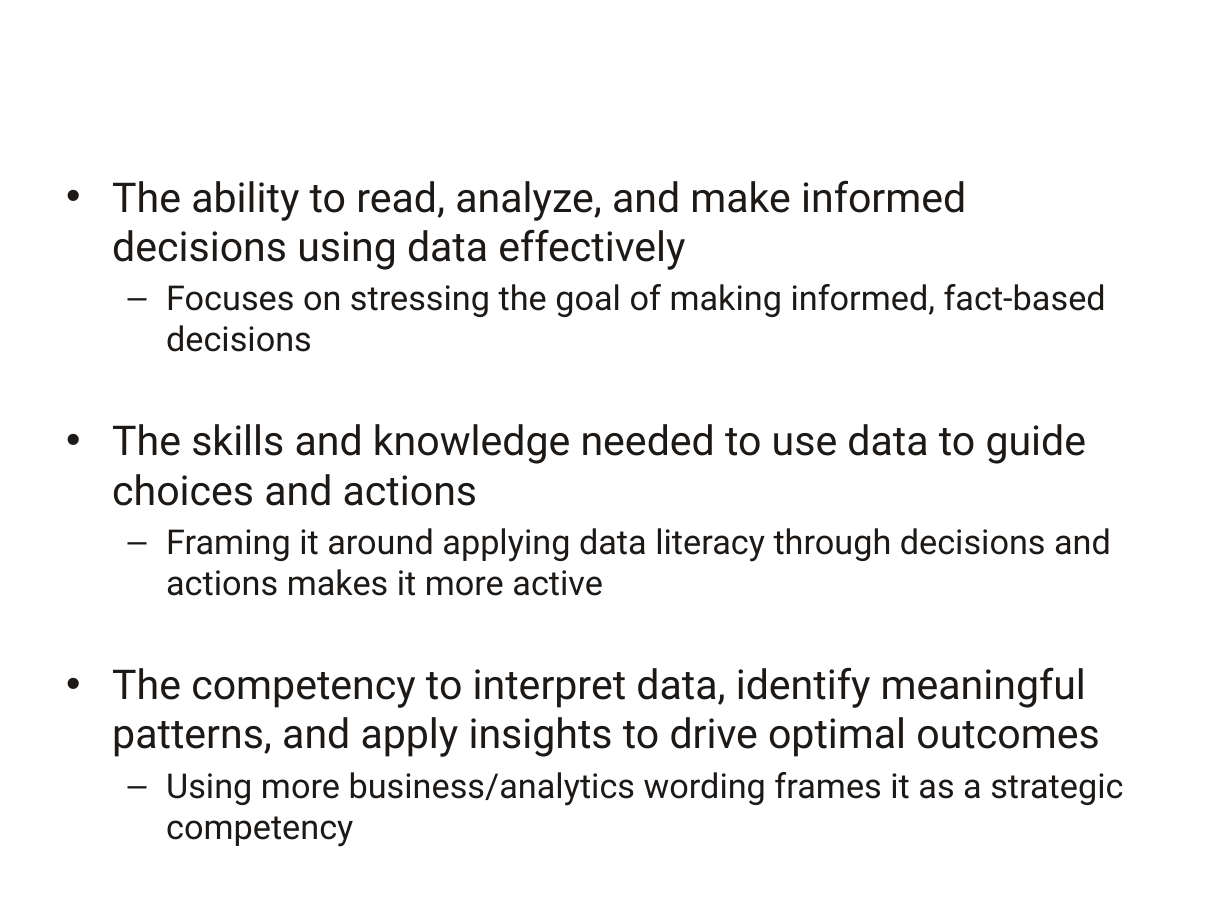
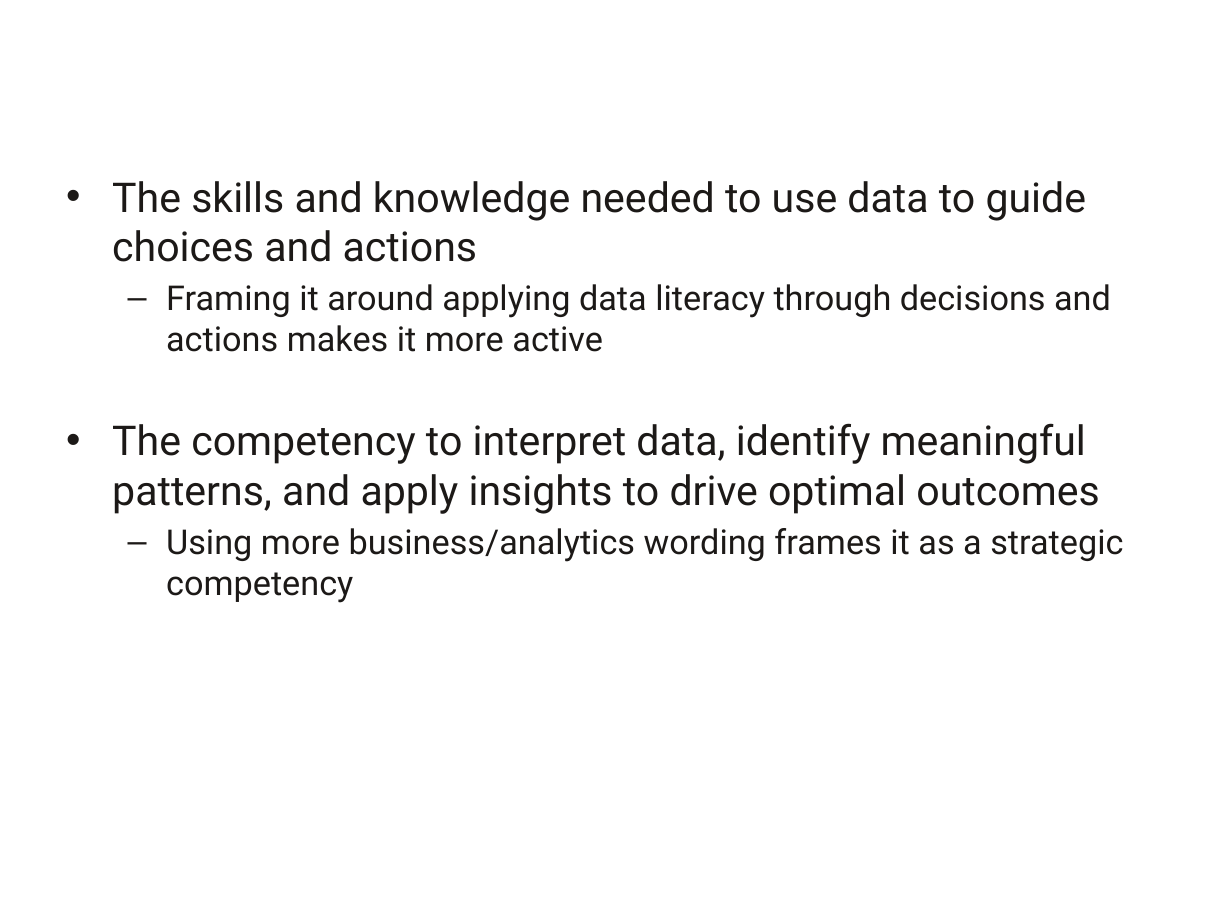
Before and after one commit to a099954/ABC-Program, a slide deck: slide 4 of Data Literacy/01-intro to data - Final.pptx. Drawn at 1232x924 pixels with LibreOffice and Linux fonts; fonts in the diff are those of the drawing; background and template pictures are left out. Boxes give left, top, right and bottom in pixels: in the first picture for what was removed or moved away, otherwise in the second. Text is boxed around its words. In the diff, an @@ line names an element or a change of style, - is before the commit and + after.

```diff
--- a/Data Literacy/01-intro to data - Final.pptx
+++ b/Data Literacy/01-intro to data - Final.pptx
@@ text at (112, 180, 1106, 352): paragraphs removed @@
-• The ability to read, analyze, and make informed decisions using data effectively
-  – Focuses on stressing the goal of making informed, fact-based decisions
```
Also in this commit, not shown: 1 other slide changed, 40 other files.
